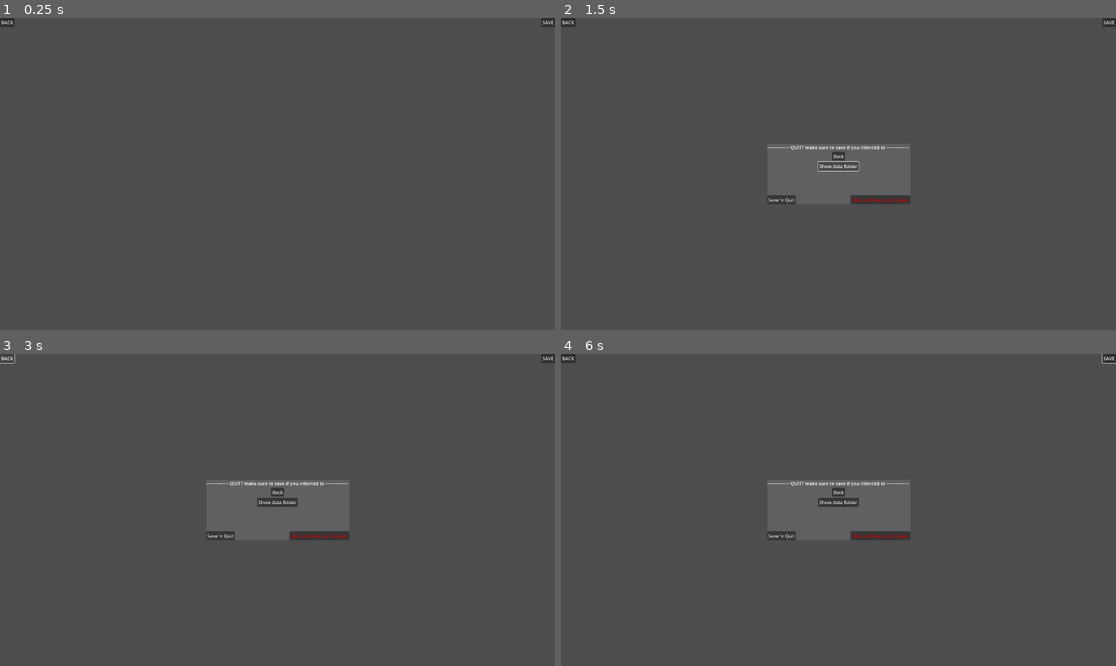
Above: before the commit, frames 1-4 (two rows, left to right).
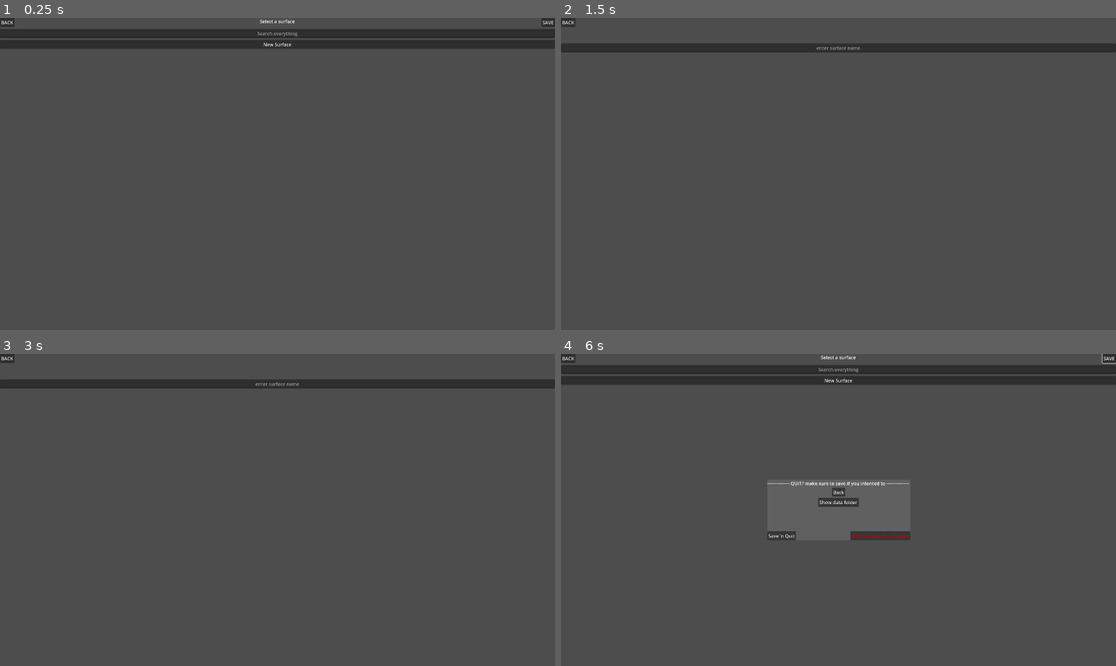
Above: after the commit, the same moments.

Repository: dukeman74/SafeInventory
Game: Godot game, scene res://interface.tscn
Two runs of this game, one before a commit and one after it. Both use one fixed random seed, a clock stepped at 60 frames per second and the inputs below.
Inputs (mouse positions are in pixels of both pictures, inside the frame that each line leads up to):
- Up to frame 1 (0.25 s): no input
- Up to frame 2 (1.5 s): click "BACK" (after the commit: "New Surface") at 0.5 s; click (838, 164) at 1.25 s, where only the run before the commit has a clickable "Show data folder"
- Up to frame 3 (3 s): click "BACK" at 2 s; click "BACK" (after the commit: "New Surface") at 2.75 s
- Up to frame 4 (6 s): click "Back" (after the commit: "BACK") at 3.5 s; click "SAVE" at 4.25 s; move the mouse to (960, 494) at 5.02 s; press the mouse at (960, 494) at 5.03 s; move the mouse to (727, 525) at 5.77 s; release the mouse at (727, 525) at 5.78 s; hold Escape (back) from 5.78 s (still down); click (727, 525) at 5.85 s

The runs differ from the first frame. In frame 1, 5.6% of the frame differs, in the area x 0-100%, y 0-10%; in frame 2, 3.1%; in frame 3, 3.0%; in frame 4, 5.6%.

Commit message:
small containers lid fix, initial fill level fix

Diff:
--- a/container.gd
+++ b/container.gd
@@ -11,7 +11,7 @@
 var size_y:int
 
 var stuff_list:Array[String] = []
-var fill_level:int:
+var fill_level:int=40:
 	set(val):
 		fill_level=val
 		$ProgressBar.value=fill_level
--- a/container.tscn
+++ b/container.tscn
@@ -5,6 +5,7 @@
 [ext_resource type="Texture2D" uid="uid://dupkk14our7x0" path="res://sprites/open.png" id="3_be0xi"]
 
 [node name="Container" type="Control"]
+clip_contents = true
 layout_mode = 3
 anchors_preset = 15
 anchor_right = 1.0
--- a/interface.tscn
+++ b/interface.tscn
@@ -20,7 +20,6 @@
 container_view_scene = ExtResource("6_ntvm5")
 
 [node name="PickSurface" type="Control" parent="."]
-visible = false
 layout_mode = 1
 anchors_preset = 15
 anchor_right = 1.0
--- a/project.godot
+++ b/project.godot
@@ -40,5 +40,6 @@
 
 [rendering]
 
-renderer/rendering_method="mobile"
+renderer/rendering_method="gl_compatibility"
+renderer/rendering_method.mobile="gl_compatibility"
 textures/vram_compression/import_etc2_astc=true
